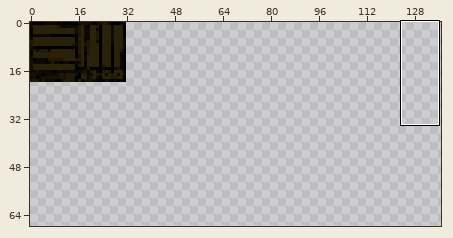
Sprite sheet, stored at media/textures/bridge_piece.png. Above: a wide view before the commit, with the close-up outlined.
Close-up. Before the commit:
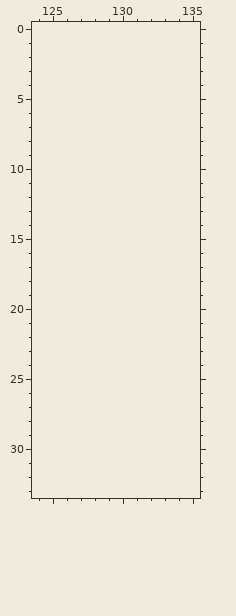
The file is 32x20 pixels. Pixels under 10% opacity are left out. Colours within 5 levels of each other are drawn and written as one. Shown: x 124..135, y 0..33. The old version is drawn lined up with the new one, on the new canvas. The wide view leaves out empty margins. The commit also changed other parts of the picture, which this record leaves out.
Palette (. is transparent): 
New version:
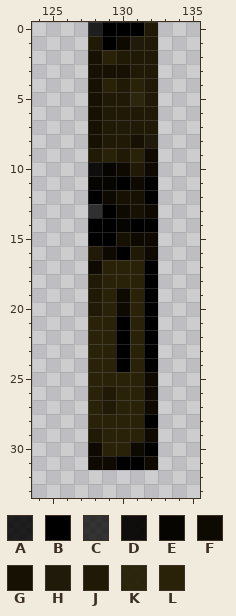
Colours new in this view: A #000000da  B #000000  C #010100c0  D #030200f0  E #070501  F #0e0a02  G #161103  H #1c1605f9  J #1f1905  K #251f07f5  L #292108
Edits made:
canvas 32x20 -> 256x256
The edit adds colour A in row 0 at x 128.
The edit adds colour B in row 0 at x 129 to 131; in row 1 at x 129; in row 11 at x 130 and 132; in row 12 at x 128 and 132; in row 13 at x 129; in row 14 at x 128 to 129 and 131 to 132.
The edit adds colour B in row 15 at x 128 to 129; in row 16 at x 130; in rows 17 to 20 at x 132; in rows 21 to 24 at x 130 and 132; in row 28 at x 132; in row 30 at x 132.
The edit adds colour B in row 31 at x 130 to 131.
The edit adds colour C in row 13 at x 128.
The edit adds colour D in row 10 at x 128.
The edit adds colour E in row 10 at x 129; in row 11 at x 128 to 129; in row 14 at x 130.
The edit adds colour F in row 1 at x 130; in row 9 at x 132; in row 10 at x 130 and 132; in row 11 at x 131; in row 12 at x 129; in row 13 at x 130 and 132.
The edit adds colour F in row 15 at x 131 to 132; in row 16 at x 129 and 132; in row 17 at x 128; in rows 19 to 20 at x 130; in rows 25 to 27 at x 132; in row 29 at x 132.
The edit adds colour F in row 30 at x 128 and 131; in row 31 at x 128 to 129 and 132.
The edit adds colour G in row 2 at x 128; in row 3 at x 128 to 130; in rows 4 to 7 at x 128; in row 8 at x 128 and 131; in row 12 at x 130 to 131; in row 13 at x 131.
The edit adds colour G in row 15 at x 130.
The edit adds colour H in row 1 at x 131; in row 7 at x 130; in row 8 at x 132.
The edit adds colour J in row 0 at x 132; in row 1 at x 128 and 132; in row 2 at x 130 to 132; in row 3 at x 131 to 132; in row 4 at x 130 and 132; in row 5 at x 129 to 130 and 132.
The edit adds colour J in row 6 at x 129 to 132; in row 7 at x 129 and 131 to 132; in row 8 at x 129 to 130; in row 9 at x 128 and 130; in row 10 at x 131; in row 16 at x 128 and 131.
The edit adds colour J in rows 18 to 20 at x 128; in rows 26 to 27 at x 129; in row 29 at x 128.
The edit adds colour K in row 5 at x 131.
The edit adds colour L in row 2 at x 129; in row 4 at x 129 and 131; in row 9 at x 129 and 131; in rows 17 to 18 at x 129 to 131; in rows 19 to 20 at x 129 and 131; in rows 21 to 24 at x 128 to 129 and 131.
The edit adds colour L in row 25 at x 128 to 131; in rows 26 to 27 at x 128 and 130 to 131; in row 28 at x 128 to 131; in row 29 at x 129 to 131; in row 30 at x 129 to 130.
